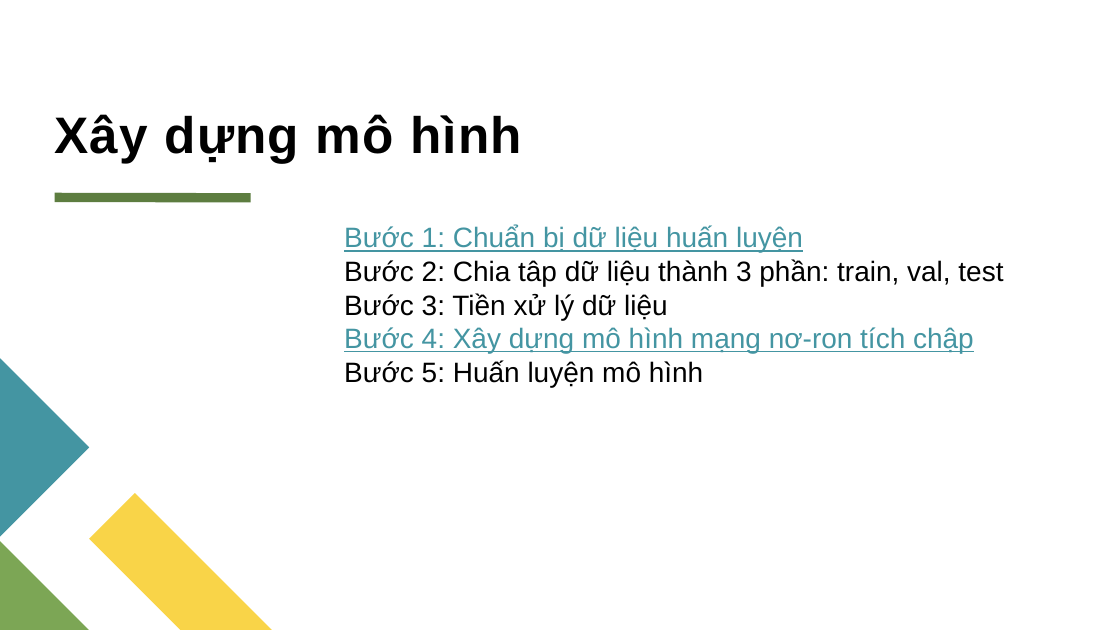
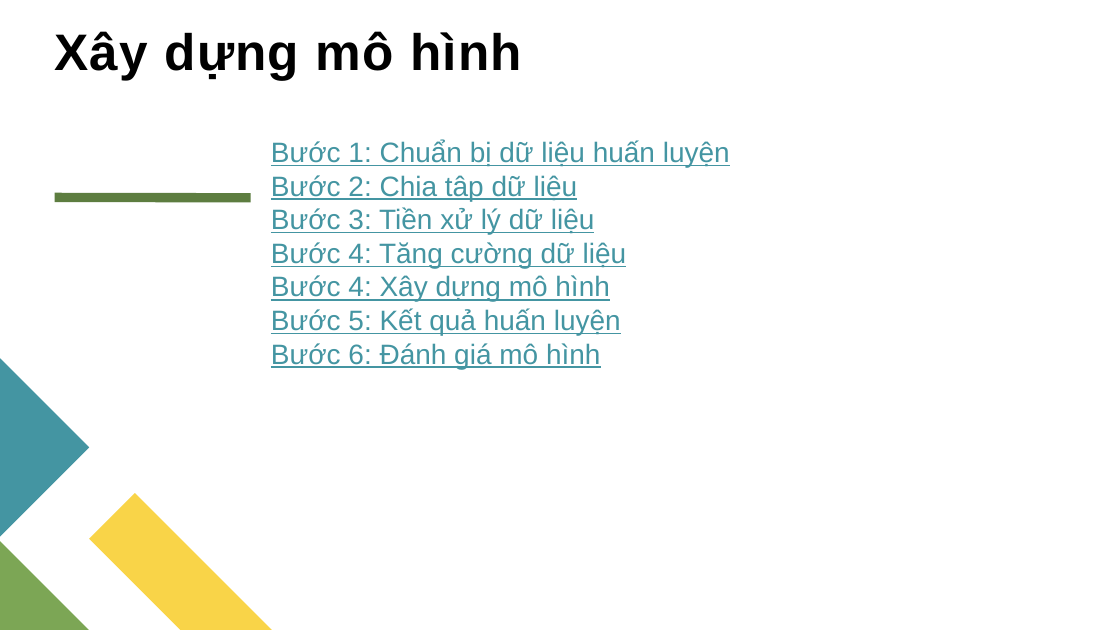
Before and after one commit to LuanPhan2911/potato_disease_classification, a slide deck: slide 6 of reports/B2111851_PhanBaoLuan_NLCS.pptx. Drawn at 1120x630 pixels with LibreOffice and Linux fonts; fonts in the diff are those of the drawing. Boxes give left, top, right and bottom in pixels: in the first picture for what was removed or moved away, otherwise in the second. Text is boxed around its words. In the diff, an @@ line names an element or a change of style, - is before the commit and + after.

```diff
--- a/reports/B2111851_PhanBaoLuan_NLCS.pptx
+++ b/reports/B2111851_PhanBaoLuan_NLCS.pptx
@@ title "Xây dựng mô hình": place and size @@
-title "Xây dựng mô hình" at <box>55,114,522,163</box>
+title "Xây dựng mô hình" at <box>55,31,522,80</box>
@@ text "Bước 1: Chuẩn bị dữ ...": place and size @@
-text "Bước 1: Chuẩn bị dữ ..." at <box>344,226,1003,387</box>
+text "Bước 1: Chuẩn bị dữ ..." at <box>271,140,730,369</box>
@@ text at <box>271,175,578,201</box>: text changed; text colour #000000 to #4495A2 @@
-Bước 2: Chia tâp dữ liệu thành 3 phần: train, val, test
+Bước 2: Chia tâp dữ liệu
@@ text at <box>271,207,595,234</box>: text colour #000000 to #4495A2, underline on in "Bước 3: Tiền xử lý dữ liệu" @@
@@ text at <box>271,242,627,369</box>: text changed @@
-Bước 4: Xây dựng mô hình mạng nơ-ron tích chập
-Bước 5: Huấn luyện mô hình
+Bước 4: Tăng cường dữ liệu
+Bước 4: Xây dựng mô hình
+Bước 5: Kết quả huấn luyện
+Bước 6: Đánh giá mô hình
```
Also in this commit, not shown: 4 other slides changed, 7 slides added, 4 slides removed, 3 other files.
